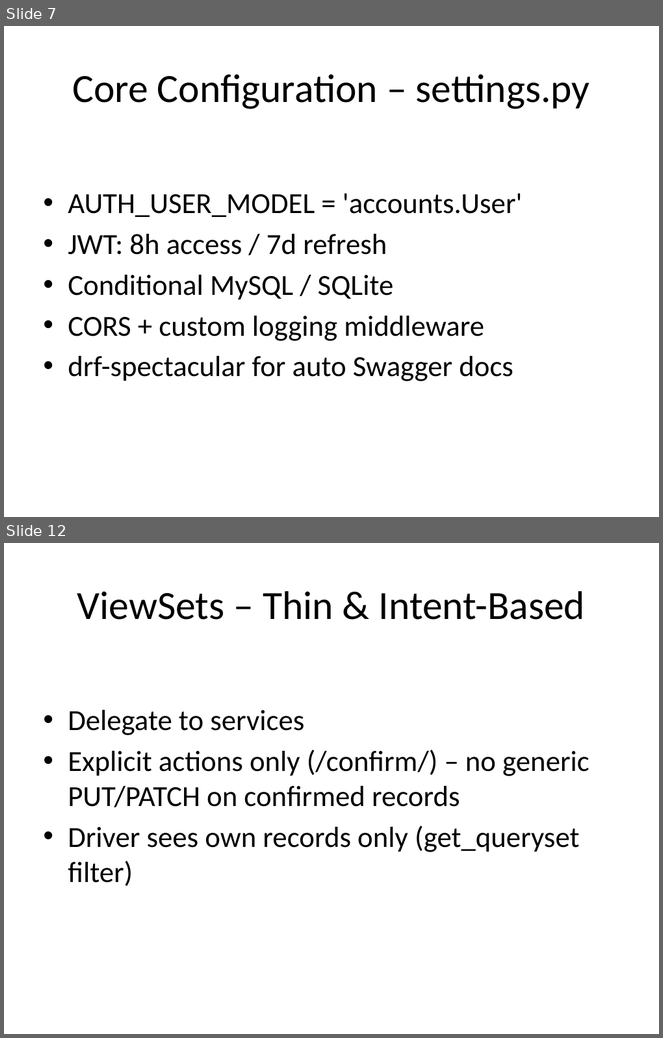
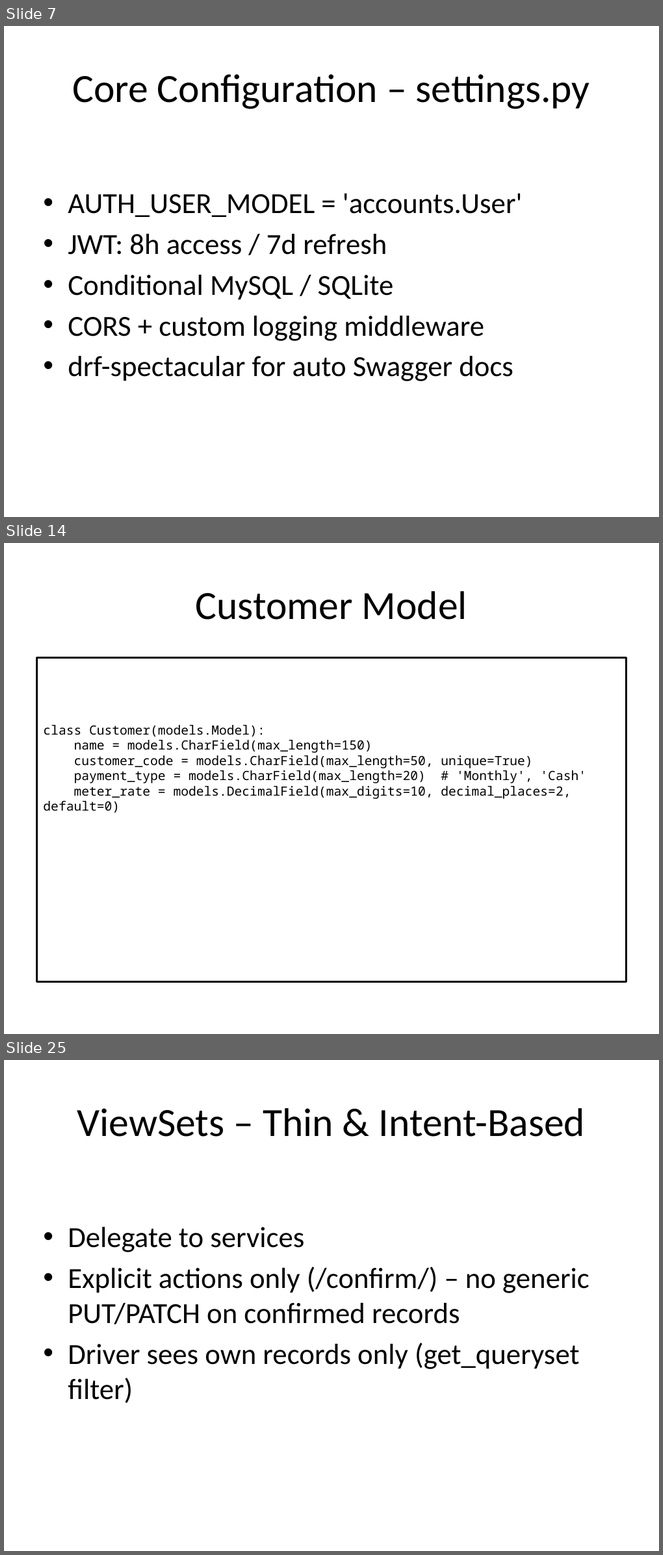
Before and after one commit to seanwhs/ScratchPad, a slide deck: Project-Refill/HSH_LPG_Backend_Walkthrough_Jan2026.pptx. Shown one above the other, each under a label of ours: slides 7 and 12 before the commit, slides 7, 14 and 25 after it; the slides between them are not shown. The pictures are 663x1038 and 663x1555 pixels, drawn with LibreOffice and Linux fonts; fonts in the diff are those of the drawing. Boxes give left, top, right and bottom in pixels: in the first picture for what was removed or moved away, otherwise in the second. Text is boxed around its words. In the diff, an @@ line names an element or a change of style, - is before the commit and + after.

```diff
--- a/Project-Refill/HSH_LPG_Backend_Walkthrough_Jan2026.pptx
+++ b/Project-Refill/HSH_LPG_Backend_Walkthrough_Jan2026.pptx
@@ slide 14 added at bbox=[4, 543, 659, 1034], background #FFFFFF @@
@@ title added at bbox=[195, 591, 467, 620], 44 pt, text #000000 @@
+Customer Model
@@ text added at bbox=[36, 657, 627, 982], fill #FFFFFF, outline #000000 2 pt, 14 pt, text #000000 @@
+class Customer(models.Model):
+name = models.CharField(max_length=150)
+customer_code = models.CharField(max_length=50, unique=True)
+payment_type = models.CharField(max_length=20) # 'Monthly', 'Cash'
+meter_rate = models.DecimalField(max_digits=10, decimal_places=2, default=0)
@@ what was slide 12 is now slide 25 @@
```
Also in this commit, not shown: 11 slides changed, 15 other slides added.
